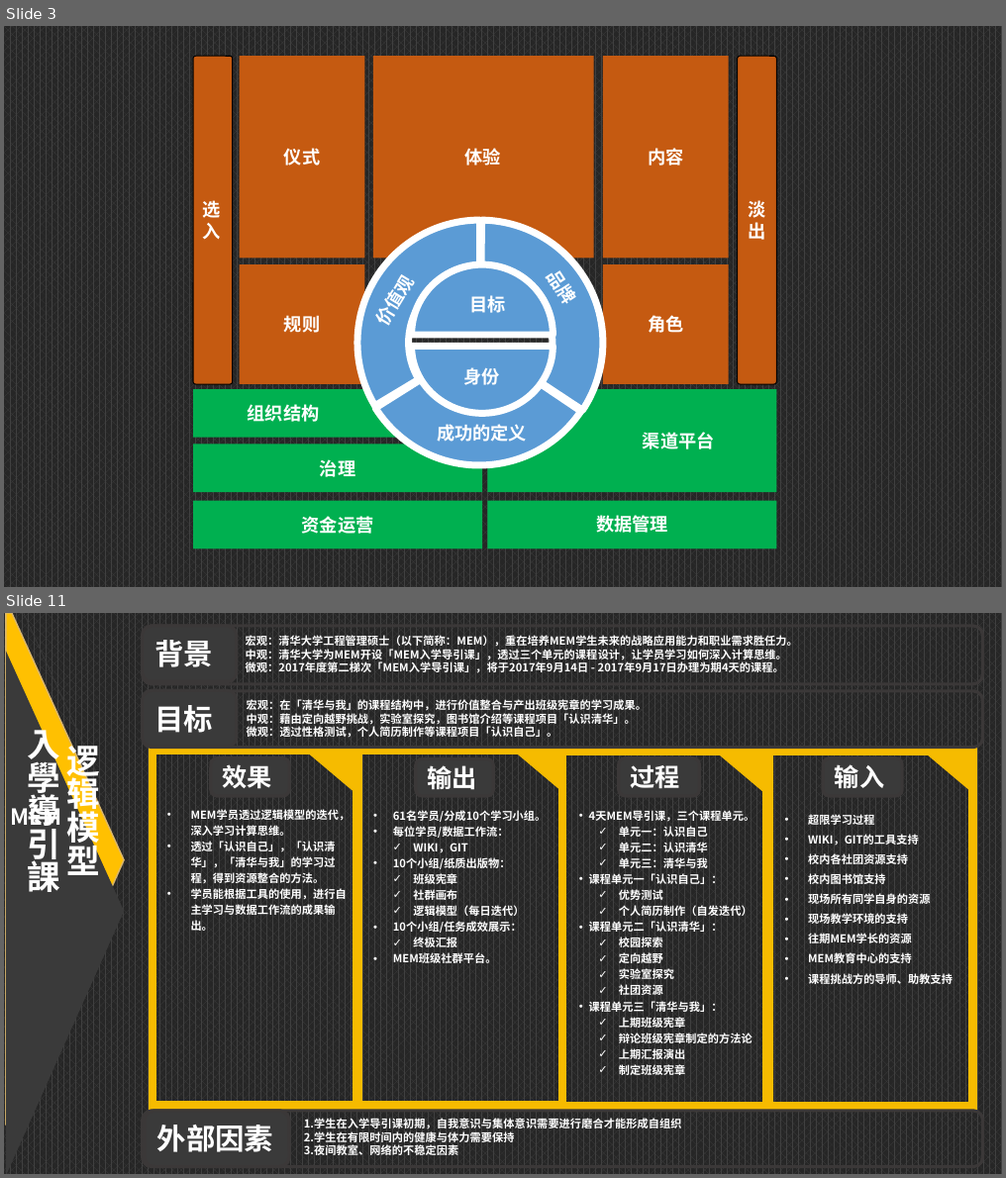
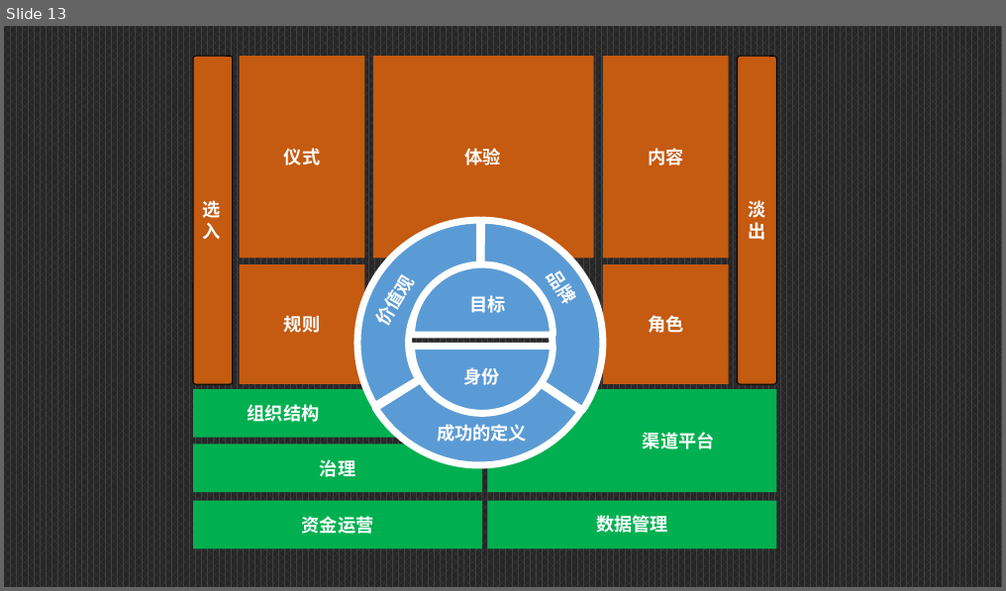
Before and after one commit to Tisingdeng/2017-TSINGHUA-MEM-Group5, a slide deck: 15日晨会汇报.pptx. Shown one above the other, each under a label of ours: slides 3 and 11 before the commit, slide 13 after it; the slides between them are not shown. The pictures are 1006x1178 and 1006x591 pixels, drawn with LibreOffice and Linux fonts; fonts in the diff are those of the drawing. Boxes give left, top, right and bottom in pixels: in the first picture for what was removed or moved away, otherwise in the second. Text is boxed around its words. In the diff, an @@ line names an element or a change of style, - is before the commit and + after.

```diff
--- a/15日晨会汇报.pptx
+++ b/15日晨会汇报.pptx
@@ slide 11 removed at (4, 613, 1002, 1174), background pattern #404040 on #262626 @@
@@ freeform shape removed at (6, 614, 123, 1126) @@
@@ line removed from (113, 810) to (23, 613) @@
@@ text removed at (246, 635, 798, 673) @@
-宏观：清华大学工程管理硕士（以下简称：MEM），重在培养MEM学生未来的战略应用能力和职业需求胜任力。
-中观：清华大学为MEM开设「MEM入学导引课」，透过三个单元的课程设计，让学员学习如何深入计算思维。
-微观：2017年度第二梯次「MEM入学导引课」，将于2017年9月14日 - 2017年9月17日办理为期4天的课程。
@@ freeform shape removed at (7, 651, 124, 1174) @@
@@ text removed at (247, 699, 647, 737) @@
-宏观：在「清华与我」的课程结构中，进行价值整合与产出班级宪章的学习成果。
-中观：藉由定向越野挑战，实验室探究，图书馆介绍等课程项目「认识清华」。
-微观：透过性格测试，个人简历制作等课程项目「认识自己」。
@@ text removed at (27, 739, 101, 899) @@
-逻辑模型
-入學導引課
@@ rounded rectangle removed at (211, 759, 289, 796) @@
-效果
@@ rounded rectangle removed at (415, 759, 493, 795) @@
-输出
@@ rounded rectangle removed at (619, 759, 700, 796) @@
-过程
@@ rounded rectangle removed at (824, 759, 902, 796) @@
-输入
@@ text removed at (11, 802, 62, 830) @@
-MEM
@@ text removed at (191, 809, 350, 931) @@
-• MEM学员透过逻辑模型的迭代，深入学习计算思维。
-• 透过「认识自己」，「认识清华」，「清华与我」的学习过程，得到资源整合的方法。
-• 学员能根据工具的使用，进行自主学习与数据工作流的成果输出。
@@ text removed at (393, 810, 547, 963) @@
-• 61名学员/分成10个学习小组。
-• 每位学员/数据工作流：
-  ✓ WIKI，GIT
-  • 10个小组/纸质出版物：
-  ✓ 班级宪章
-  ✓ 社群画布
-  ✓ 逻辑模型（每日迭代）
-• 10个小组/任务成效展示：
-  ✓ 终极汇报
-• MEM班级社群平台。
@@ text removed at (589, 810, 755, 1077) @@
-• 4天MEM导引课，三个课程单元。
-  ✓ 单元一：认识自己
-  ✓ 单元二：认识清华
-  ✓ 单元三：清华与我
-• 课程单元一「认识自己」：
-  ✓ 优势测试
-  ✓ 个人简历制作（自发迭代）
-• 课程单元二「认识清华」：
-  ✓ 校园探索
-  ✓ 定向越野
-  ✓ 实验室探究
-  ✓ 社团资源
-• 课程单元三「清华与我」：
-  ✓ 上期班级宪章
-  ✓ 辩论班级宪章制定的方法论
-  ✓ 上期汇报演出
-  ✓ 制定班级宪章
@@ text removed at (808, 814, 952, 984) @@
-  • 超限学习过程
-  • WIKI，GIT的工具支持
-  • 校内各社团资源支持
-  • 校内图书馆支持
-  • 现场所有同学自身的资源
-  • 现场教学环境的支持
-  • 往期MEM学长的资源
-  • MEM教育中心的支持
-  • 课程挑战方的导师、助教支持
@@ group removed at (143, 626, 983, 1166): 6 rounded rectangles, 4 rectangles, 4 right triangles @@
-目标
-背景
-外部因素
@@ text removed at (304, 1118, 682, 1156) @@
-1.学生在入学导引课初期，自我意识与集体意识需要进行磨合才能形成自组织
-2.学生在有限时间内的健康与体力需要保持
-3.夜间教室、网络的不稳定因素
@@ what was slide 3 is now slide 13 @@
```
Also in this commit, not shown: 1 slide changed, 10 slides added, 7 other slides removed.
